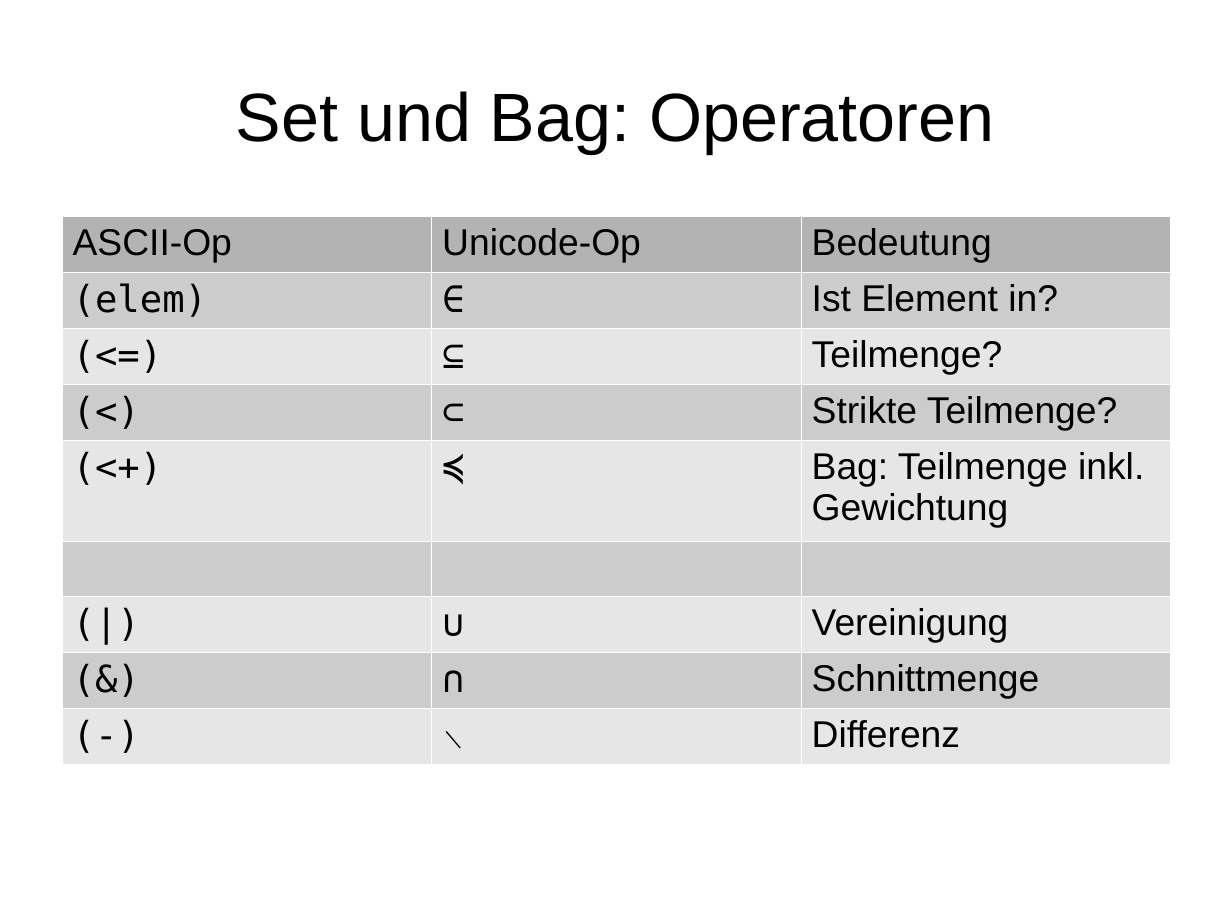
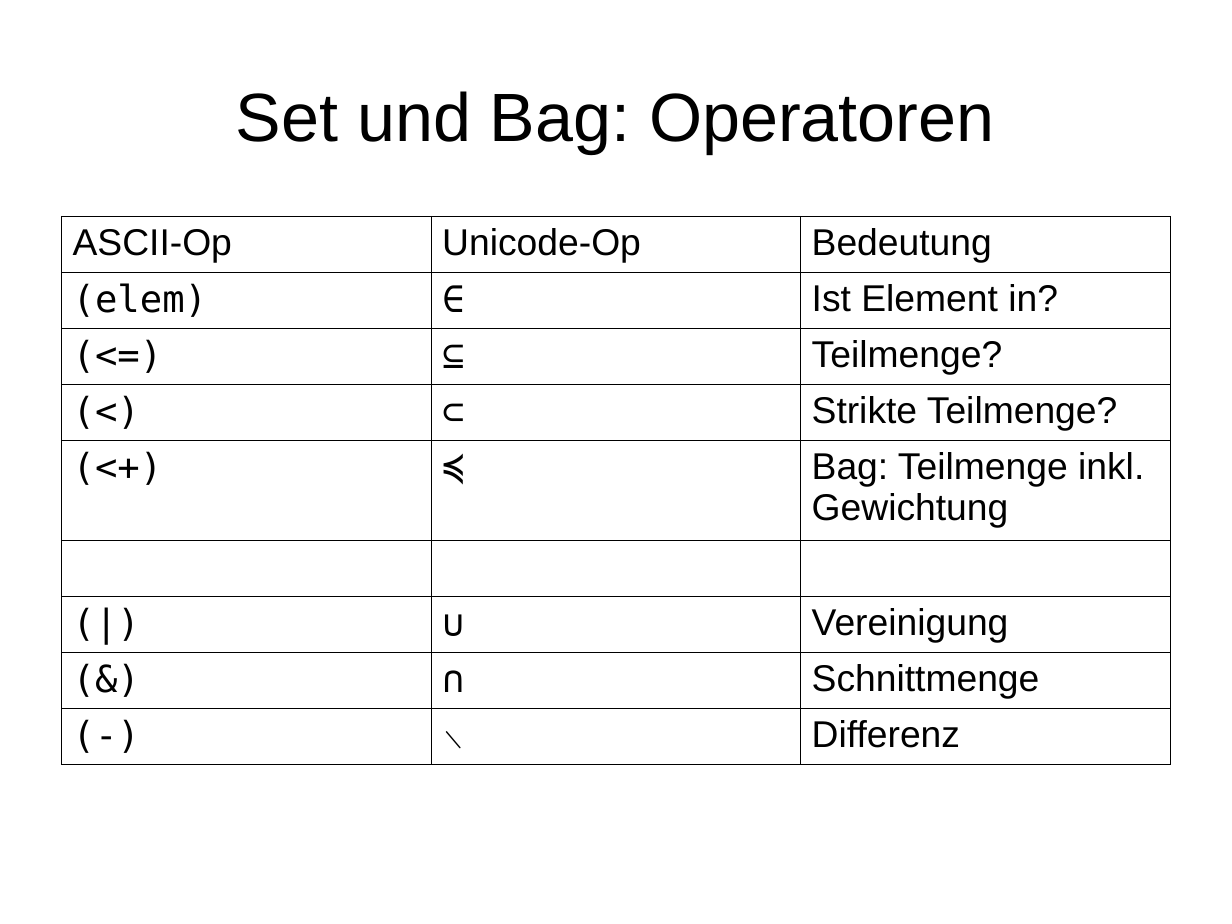
Before and after one commit to moritz/perl6-training-de, a slide deck: slide 42 of schulung.odp. Drawn at 1232x924 pixels with LibreOffice and Linux fonts; fonts in the diff are those of the drawing. Boxes give left, top, right and bottom in pixels: in the first picture for what was removed or moved away, otherwise in the second. Text is boxed around its words. In the diff, an @@ line names an element or a change of style, - is before the commit and + after.

```diff
--- a/schulung.odp
+++ b/schulung.odp
@@ table at [61, 217, 1172, 752] @@
@@ fill #B3B3B3 to none in row 1 @@
@@ fill #CCCCCC to none in 9 cells @@
@@ fill #E6E6E6 to none in 12 cells @@
@@ borders changed @@
```
Also in this commit, not shown: 5 other slides changed, 21 slides added, 1 slide removed, 11 other files.
